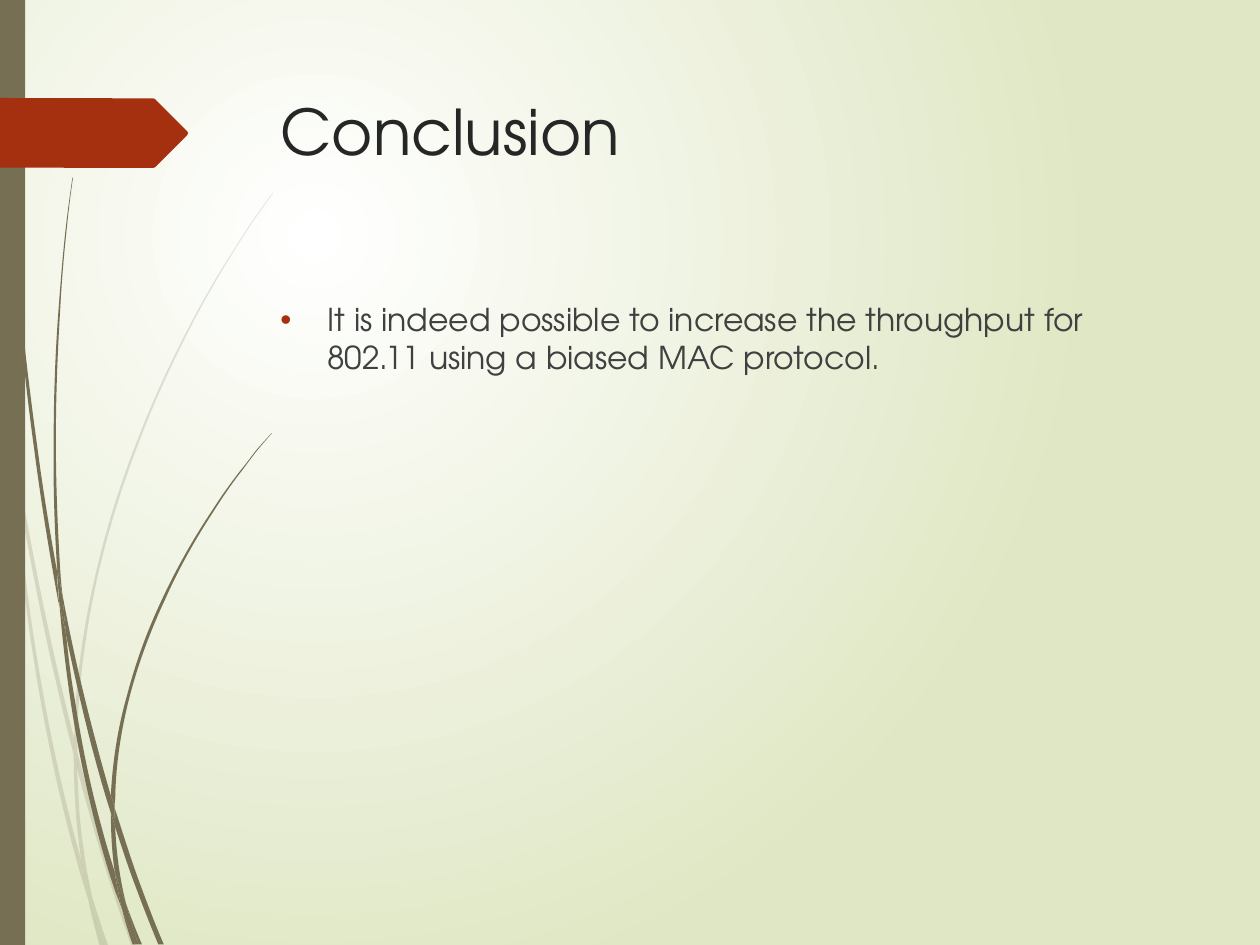
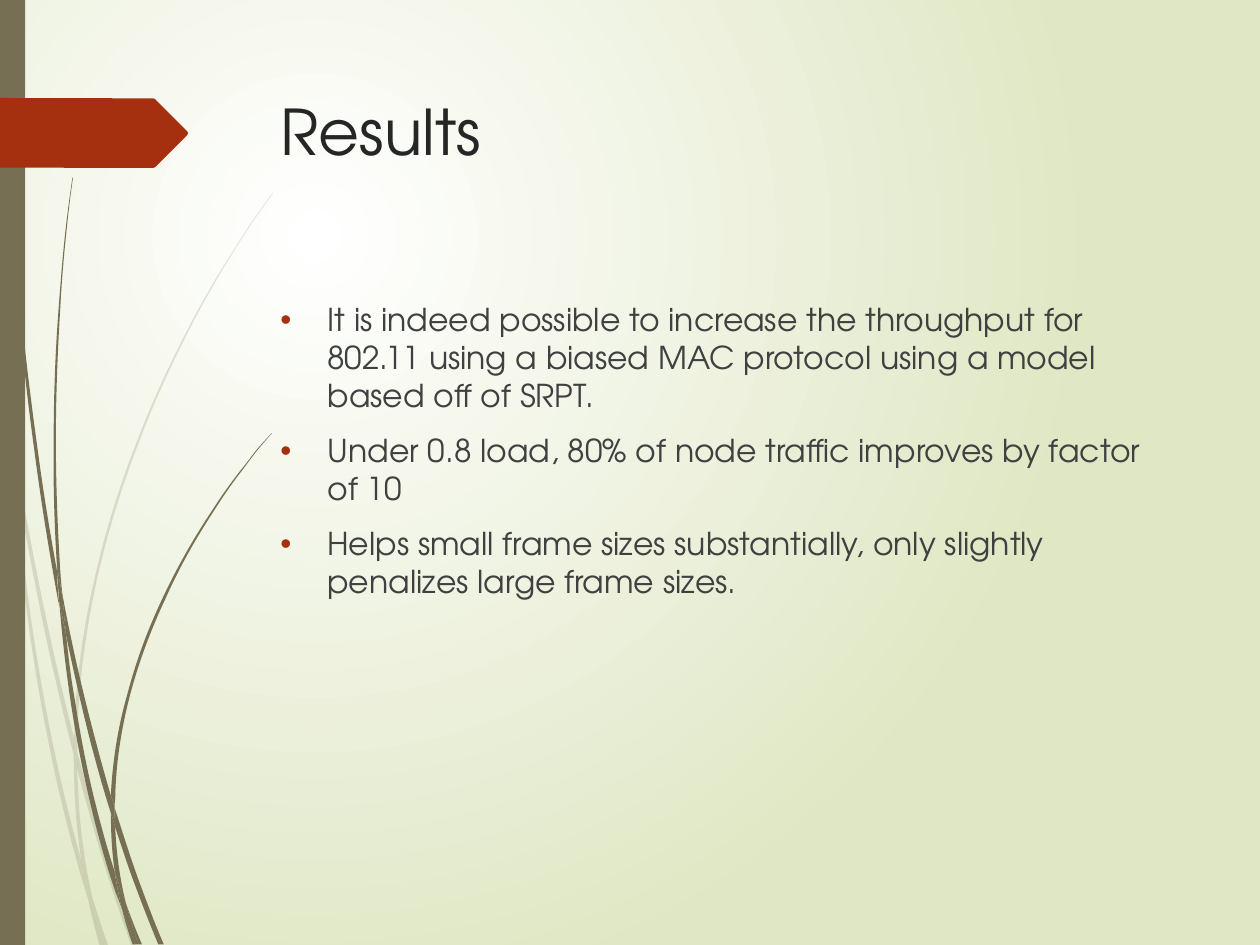
Before and after one commit to Marfle-Bark/myHUMPS, a slide deck: slide 8 of Presentation.pptx (slide 7 before the commit). Drawn at 1260x945 pixels with LibreOffice and Linux fonts; fonts in the diff are those of the drawing. Boxes give left, top, right and bottom in pixels: in the first picture for what was removed or moved away, otherwise in the second. Text is boxed around its words. In the diff, an @@ line names an element or a change of style, - is before the commit and + after.

Commit message:
changed conclusion to results, put the numbers there

```diff
--- a/Presentation.pptx
+++ b/Presentation.pptx
@@ title at [281,108,481,156]: text changed @@
-Conclusion
+Results
@@ text at [328,307,1140,600]: text changed @@
-• It is indeed possible to increase the throughput for 802.11 using a biased MAC protocol.
+• It is indeed possible to increase the throughput for 802.11 using a biased MAC protocol using a model based off of SRPT.
+• Under 0.8 load, 80% of node traffic improves by factor of 10
+• Helps small frame sizes substantially, only slightly penalizes large frame sizes.
```
Also in this commit, not shown: 2 other slides changed.
